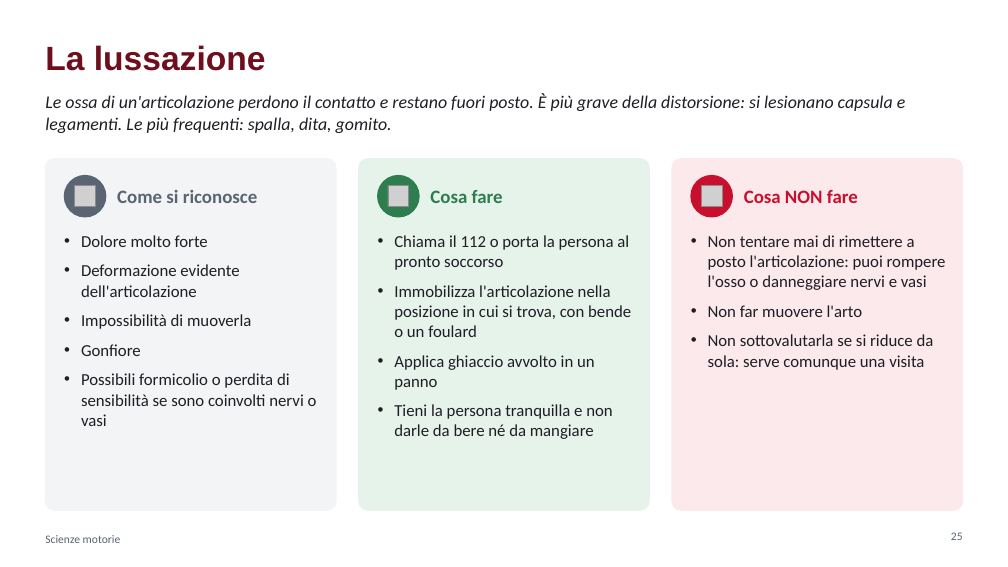
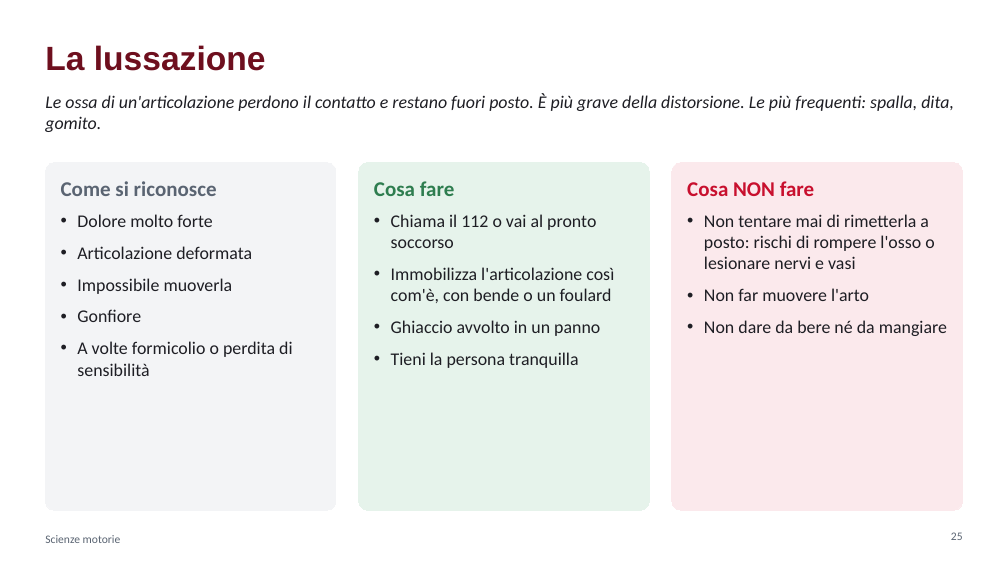
Before and after one commit to krazerrino/ginnastica, a slide deck: slide 25 of Cuore_respiro_e_primo_soccorso.pptx. Drawn at 1008x567 pixels with LibreOffice and Linux fonts; fonts in the diff are those of the drawing; grey boxes stand for pictures. Boxes give left, top, right and bottom in pixels: in the first picture for what was removed or moved away, otherwise in the second. Text is boxed around its words. In the diff, an @@ line names an element or a change of style, - is before the commit and + after.

```diff
--- a/Cuore_respiro_e_primo_soccorso.pptx
+++ b/Cuore_respiro_e_primo_soccorso.pptx
@@ text at (45, 94, 954, 132): text changed @@
-Le ossa di un'articolazione perdono il contatto e restano fuori posto. È più grave della distorsione: si lesionano capsula e legamenti. Le più frequenti: spalla, dita, gomito.
+Le ossa di un'articolazione perdono il contatto e restano fuori posto. È più grave della distorsione. Le più frequenti: spalla, dita, gomito.
@@ rounded rectangle "Come si riconosce": place and size @@
-rounded rectangle "Come si riconosce" at (45, 159, 336, 510)
+rounded rectangle "Come si riconosce" at (45, 163, 336, 510)
@@ rounded rectangle "Come si riconosce" at (45, 163, 336, 510): outline #F3F4F6 1 pt to #F3F4F6 0.75 pt @@
@@ ellipse removed at (64, 175, 106, 217) @@
@@ rounded rectangle "Cosa fare": place and size @@
-rounded rectangle "Cosa fare" at (394, 235, 631, 439)
+rounded rectangle "Cosa fare" at (358, 163, 649, 510)
@@ rounded rectangle "Cosa fare" at (358, 163, 649, 510): fill none to #E6F3EB; outline none to #E6F3EB 0.75 pt @@
@@ rounded rectangle removed at (358, 159, 649, 510) @@
@@ ellipse removed at (377, 175, 419, 217) @@
@@ rounded rectangle "Cosa NON fare": place and size @@
-rounded rectangle "Cosa NON fare" at (672, 159, 963, 510)
+rounded rectangle "Cosa NON fare" at (672, 163, 963, 510)
@@ rounded rectangle "Cosa NON fare" at (672, 163, 963, 510): outline #FBE9EC 1 pt to #FBE9EC 0.75 pt @@
@@ ellipse removed at (691, 175, 733, 217) @@
@@ text in rounded rectangle at (61, 181, 292, 376): text added @@
+Come si riconosce
+• Dolore molto forte
+• Articolazione deformata
+• Impossibile muoverla
+• Gonfiore
+• A volte formicolio o perdita di sensibilità
@@ picture removed at (75, 186, 96, 207) @@
@@ text removed at (117, 190, 258, 203) @@
-Come si riconosce
@@ text in rounded rectangle at (374, 181, 614, 368): text changed; size 16 to 17 pt @@
-• Chiama il 112 o porta la persona al pronto soccorso
-• Immobilizza l'articolazione nella posizione in cui si trova, con bende o un foulard
-• Applica ghiaccio avvolto in un panno
-• Tieni la persona tranquilla e non darle da bere né da mangiare
+Cosa fare
+• Chiama il 112 o vai al pronto soccorso
+• Immobilizza l'articolazione così com'è, con bende o un foulard
+• Ghiaccio avvolto in un panno
+• Tieni la persona tranquilla
@@ picture removed at (388, 186, 409, 207) @@
@@ text removed at (430, 190, 503, 203) @@
-Cosa fare
@@ text in rounded rectangle at (687, 181, 947, 336): text added @@
+Cosa NON fare
+• Non tentare mai di rimetterla a posto: rischi di rompere l'osso o lesionare nervi e vasi
+• Non far muovere l'arto
+• Non dare da bere né da mangiare
@@ picture removed at (702, 186, 723, 207) @@
@@ text removed at (744, 190, 858, 203) @@
-Cosa NON fare
@@ text removed at (81, 235, 317, 426) @@
-• Dolore molto forte
-• Deformazione evidente dell'articolazione
-• Impossibilità di muoverla
-• Gonfiore
-• Possibili formicolio o perdita di sensibilità se sono coinvolti nervi o vasi
@@ text removed at (708, 235, 946, 370) @@
-• Non tentare mai di rimettere a posto l'articolazione: puoi rompere l'osso o danneggiare nervi e vasi
-• Non far muovere l'arto
-• Non sottovalutarla se si riduce da sola: serve comunque una visita
```
Also in this commit, not shown: 36 other slides changed, 1 other file.
